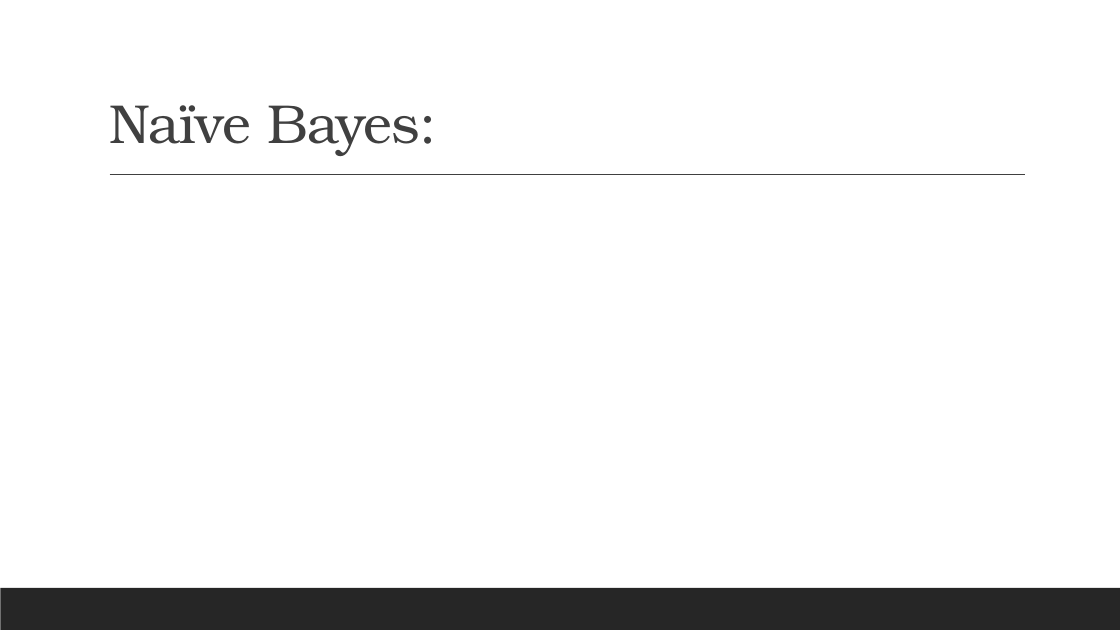
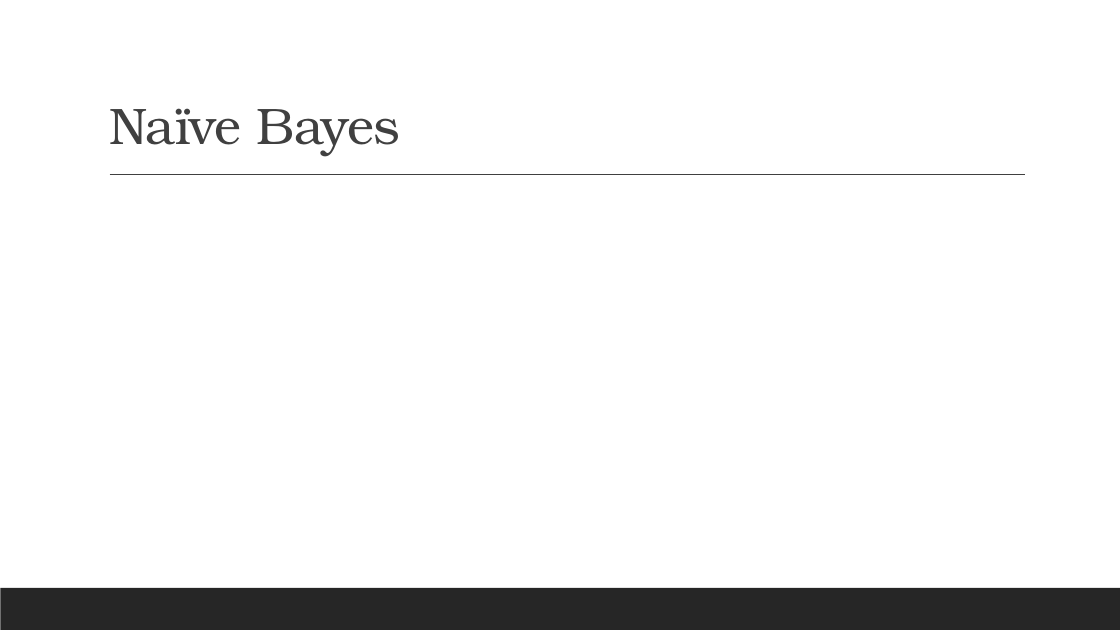
Before and after one commit to Myself1214/Group-3-M9, a slide deck: slide 4 of Naive Bayes Notes.pptx (slide 3 before the commit). Drawn at 1120x630 pixels with LibreOffice and Linux fonts; fonts in the diff are those of the drawing; grey boxes stand for pictures. Boxes give left, top, right and bottom in pixels: in the first picture for what was removed or moved away, otherwise in the second. Text is boxed around its words. In the diff, an @@ line names an element or a change of style, - is before the commit and + after.

```diff
--- a/Naive Bayes Notes.pptx
+++ b/Naive Bayes Notes.pptx
@@ title at [109, 108, 400, 156]: text changed; size 47 to 44 pt @@
-Naïve Bayes:
+Naïve Bayes
```
Also in this commit, not shown: 6 other slides changed, 1 slide added, 1 other file.
